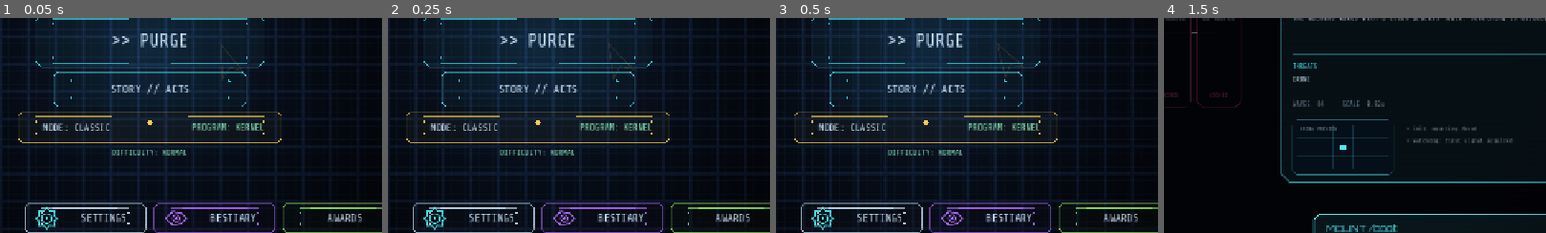
Above: before the commit, frames 1-4 (left to right).
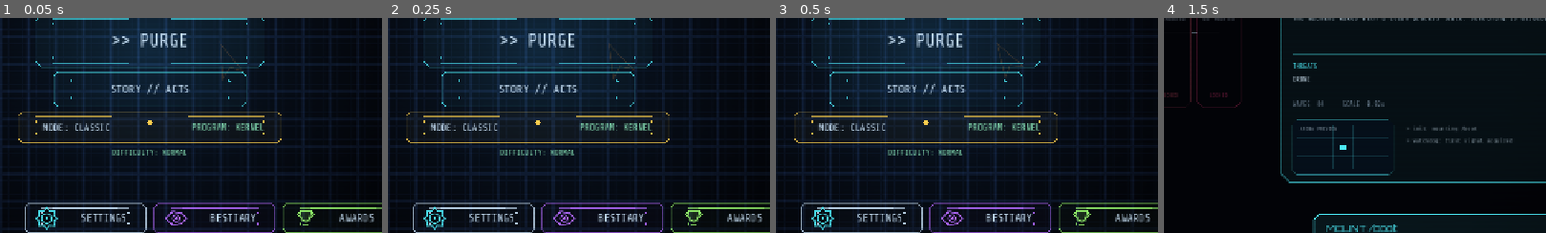
Above: after the commit, the same moments.

Repository: mafuzyk/kernel-panic
Game: Godot game, scene res://src/ui/menu.tscn
The game is run twice, just before and just after one commit, with the same random seed, the same clock (stepped at 60 frames per second) and the same inputs.
Inputs:
- Up to frame 1 (0.05 s): no input
- Up to frame 2 (0.25 s): no input
- Up to frame 3 (0.5 s): no input
- Up to frame 4 (1.5 s): click "STORY // ACTS" at 0.5 s; click "STORY // ACTS" at 1.25 s
The pictures show only the part of the screen within x 30-80%, y 44-94%; the shares and areas given below are measured in that part.

The runs differ from the first frame. In frame 1, 0.5% of the frame differs, in the area x 77-98%, y 89-97%; in frame 2, 0.5%; in frame 3, 0.5%; in frame 4, nothing differs.

Commit message:
feat: add the awards footer icon

Diff:
--- a/src/autoload/harness/sections_visual.gd
+++ b/src/autoload/harness/sections_visual.gd
@@ -208,7 +208,7 @@
 		return
 	var icon_src := str(icon_script.source_code)
 	var kinds: Array = icon.call("icon_kinds")
-	for kind in ["settings", "bestiary", "dash", "back", "resume", "restart", "terminal", "audio", "music", "warning"]:
+	for kind in ["settings", "bestiary", "dash", "back", "resume", "restart", "terminal", "audio", "music", "warning", "awards"]:
 		h._check(kinds.has(kind), "tactical icon covers the %s kind" % kind)
 		h._check(icon_src.contains("\t\t\"%s\":" % kind), "%s icon resolves to a non-empty drawing routine" % kind)
 		var metrics: Dictionary = icon.call("icon_metrics", str(kind))
--- a/src/ui/menu_chrome_kit.gd
+++ b/src/ui/menu_chrome_kit.gd
@@ -254,6 +254,8 @@
 	var ach_btn := Button.new()
 	_style_card_button(ach_btn, TacticalUIHelper.LIME, Vector2(bottom_button_w, 48.0))
 	ach_btn.text = "AWARDS"
+	_set_button_text_inset(ach_btn, 92.0)
+	_add_button_icon(ach_btn, "awards", TacticalUIHelper.LIME, 52.0)
 	ach_btn.z_index = 2
 	ach_btn.pressed.connect(m._open_achievements)
 	row.add_child(ach_btn)
--- a/src/ui/tactical_icon.gd
+++ b/src/ui/tactical_icon.gd
@@ -36,6 +36,7 @@
 	"audio": {"min_stroke": 1.8, "contrast": 0.55},
 	"music": {"min_stroke": 1.8, "contrast": 0.55},
 	"warning": {"min_stroke": 2.0, "contrast": 0.55},
+	"awards": {"min_stroke": 1.8, "contrast": 0.55},
 }
 
 ## Documented silhouette bounds per kind in unit space (fractions of size);
@@ -51,6 +52,7 @@
 	"audio": Rect2(0.16, 0.26, 0.68, 0.48),
 	"music": Rect2(0.24, 0.12, 0.52, 0.76),
 	"warning": Rect2(0.14, 0.16, 0.72, 0.68),
+	"awards": Rect2(0.16, 0.14, 0.68, 0.72),
 }
 
 static func icon_kinds() -> Array:
@@ -127,6 +129,8 @@
 			_draw_music(center, radius)
 		"warning":
 			_draw_warning(center, radius)
+		"awards":
+			_draw_awards(center, radius)
 		_:
 			_draw_bestiary(center, radius)
 	if _framed:
@@ -260,3 +264,20 @@
 	_points_closed(triangle, _line_color(), 2.2)
 	draw_rect(Rect2(center + Vector2(-1.6, -radius * 0.36), Vector2(3.2, radius * 0.58)), _line_color())
 	draw_circle(center + Vector2(0.0, radius * 0.43), radius * 0.10, _line_color())
+
+func _draw_awards(center: Vector2, radius: float) -> void:
+	var cup := PackedVector2Array([
+		center + Vector2(-radius * 0.52, -radius * 0.66),
+		center + Vector2(radius * 0.52, -radius * 0.66),
+		center + Vector2(radius * 0.40, radius * 0.10),
+		center + Vector2(0.0, radius * 0.30),
+		center + Vector2(-radius * 0.40, radius * 0.10),
+	])
+	draw_colored_polygon(cup, Color(_accent.r, _accent.g, _accent.b, 0.14))
+	_points_closed(cup, _line_color(), 2.0)
+	draw_line(center + Vector2(-radius * 0.52, -radius * 0.66), center + Vector2(-radius * 0.78, -radius * 0.36), _line_color(), 1.8, true)
+	draw_line(center + Vector2(-radius * 0.78, -radius * 0.36), center + Vector2(-radius * 0.42, -radius * 0.06), _line_color(), 1.8, true)
+	draw_line(center + Vector2(radius * 0.52, -radius * 0.66), center + Vector2(radius * 0.78, -radius * 0.36), _line_color(), 1.8, true)
+	draw_line(center + Vector2(radius * 0.78, -radius * 0.36), center + Vector2(radius * 0.42, -radius * 0.06), _line_color(), 1.8, true)
+	draw_line(center + Vector2(0.0, radius * 0.30), center + Vector2(0.0, radius * 0.58), _line_color(), 2.0)
+	draw_line(center + Vector2(-radius * 0.30, radius * 0.58), center + Vector2(radius * 0.30, radius * 0.58), _line_color(), 2.2)
